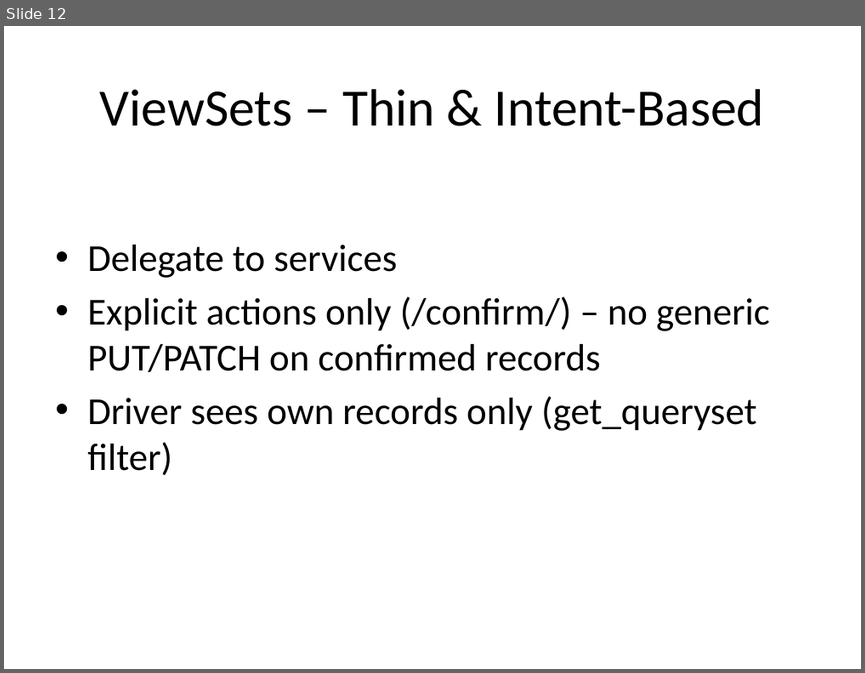
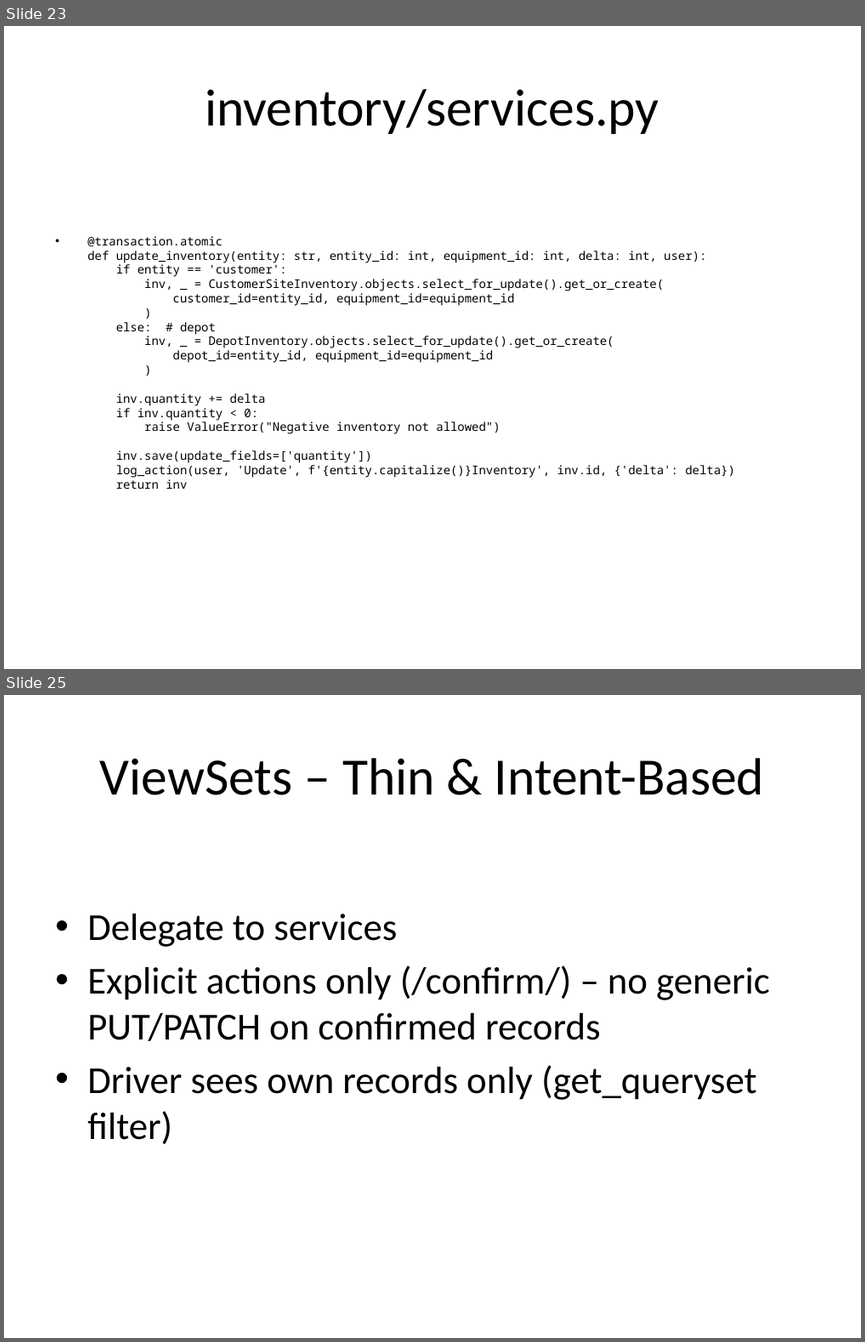
Before and after one commit to seanwhs/ScratchPad, a slide deck: Project-Refill/HSH_LPG_Backend_Walkthrough_Jan2026.pptx. Shown one above the other, each under a label of ours: slide 12 before the commit, slides 23 and 25 after it; the slides between them are not shown. The pictures are 865x673 and 865x1342 pixels, drawn with LibreOffice and Linux fonts; fonts in the diff are those of the drawing. Boxes give left, top, right and bottom in pixels: in the first picture for what was removed or moved away, otherwise in the second. Text is boxed around its words. In the diff, an @@ line names an element or a change of style, - is before the commit and + after.

```diff
--- a/Project-Refill/HSH_LPG_Backend_Walkthrough_Jan2026.pptx
+++ b/Project-Refill/HSH_LPG_Backend_Walkthrough_Jan2026.pptx
@@ slide 23 added at bbox=[4, 26, 861, 669], background #FFFFFF @@
@@ title added at bbox=[205, 89, 659, 134], 44 pt, text #000000 @@
+inventory/services.py
@@ text added at bbox=[87, 236, 735, 488], 10 pt, text #000000 @@
+• @transaction.atomic
+  def update_inventory(entity: str, entity_id: int, equipment_id: int, delta: int, user):
+  if entity == 'customer':
+  inv, _ = CustomerSiteInventory.objects.select_for_update().get_or_create(
+  customer_id=entity_id, equipment_id=equipment_id
+  )
+  else: # depot
+  inv, _ = DepotInventory.objects.select_for_update().get_or_create(
+  depot_id=entity_id, equipment_id=equipment_id
+  )
+  inv.quantity += delta
+  if inv.quantity < 0:
+  raise ValueError("Negative inventory not allowed")
+  inv.save(update_fields=['quantity'])
+  log_action(user, 'Update', f'{entity.capitalize()}Inventory', inv.id, {'delta': delta})
+  return inv
@@ what was slide 12 is now slide 25 @@
```
Also in this commit, not shown: 11 slides changed, 15 other slides added.
